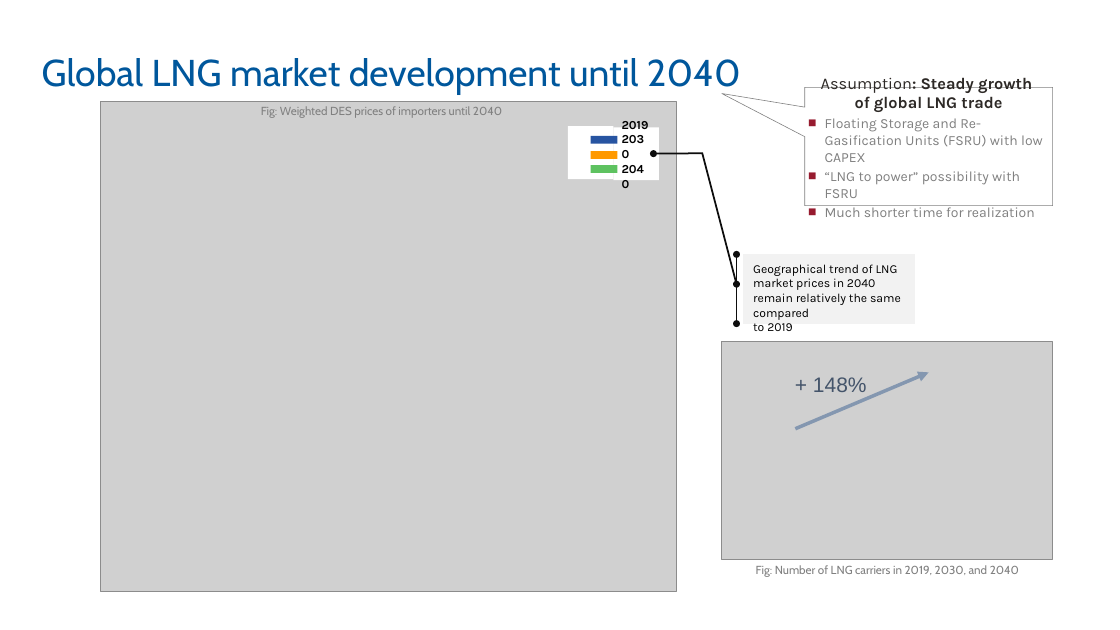
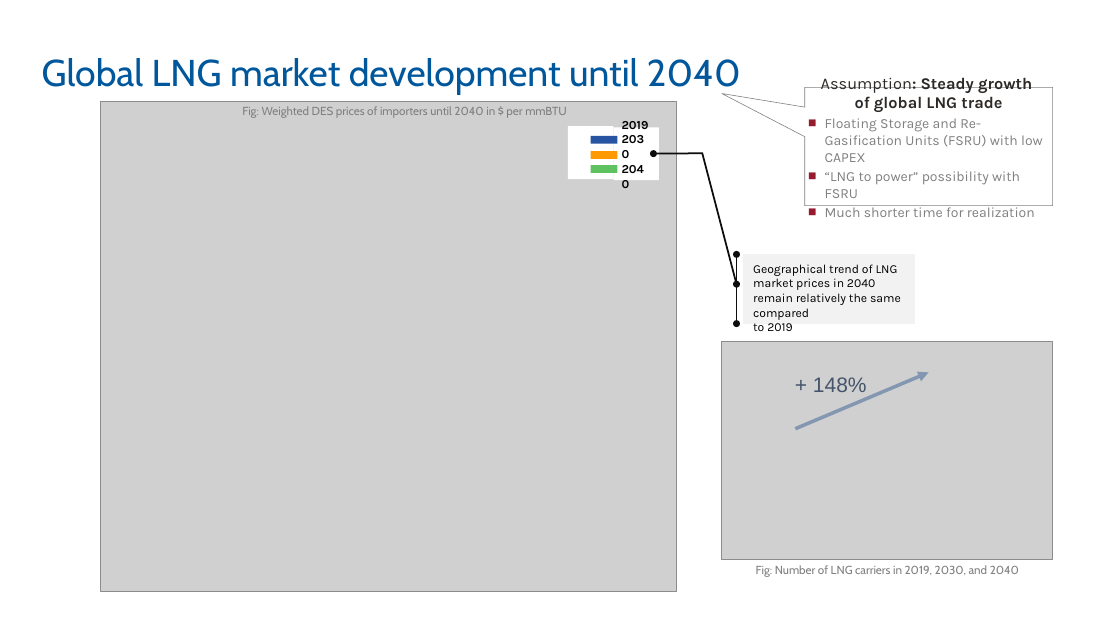
Before and after one commit to sebastianzwickl/lng-trade-europe, a slide deck: slide 11 of presentation/230214_IEWT.pptx. Drawn at 1120x630 pixels with LibreOffice and Linux fonts; fonts in the diff are those of the drawing; grey boxes stand for pictures; background and template pictures are left out. Boxes give left, top, right and bottom in pixels: in the first picture for what was removed or moved away, otherwise in the second. Text is boxed around its words. In the diff, an @@ line names an element or a change of style, - is before the commit and + after.

```diff
--- a/presentation/230214_IEWT.pptx
+++ b/presentation/230214_IEWT.pptx
@@ text at <box>242,106,566,118</box>: text changed @@
-Fig: Weighted DES prices of importers until 2040
+Fig: Weighted DES prices of importers until 2040 in $ per mmBTU
```
Also in this commit, not shown: 1 other slide changed, 3 slides added, 2 slides removed, 1 other file.
